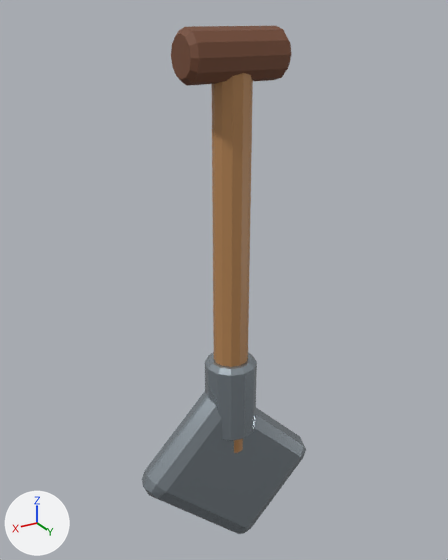
What one commit did to the Blender file src/game/models/hero/tools/shovel.blend.
One viewpoint serves both versions: a camera (50 mm lens) standing at (0.598, 0.968, 0.146) and looking at (-0.007, -0.039, -0.358). Lighting does not change. The marker at lower left points along +X, +Y and +Z. The older version comes first.

Script lines for the objects in view, before the commit:
```python
mat_shovel_ash_wood = principled_material('Shovel ash wood')
mat_shovel_ash_wood.base_color = (0.48, 0.24, 0.09)  # orange #b88655
mat_shovel_ash_wood.roughness = 0.48
me_cylinder = bpy.data.meshes.new('Cylinder')
me_cylinder.from_pydata(...)  # 48 vertices, 38 faces; spans x -0.036..0.036, y -0.036..0.036, z -0.41..0.41
me_cylinder.materials.append(mat_shovel_ash_wood)  # orange #b88655
me_cylinder_001 = bpy.data.meshes.new('Cylinder.001')
me_cylinder_001.from_pydata(...)  # 48 vertices, 38 faces; spans x -0.046..0.046, y -0.046..0.046, z -0.1..0.1
me_cylinder_001.materials.append(mat_shovel_grip_leather)  # brown #764b35
me_cylinder_002 = bpy.data.meshes.new('Cylinder.002')
me_cylinder_002.from_pydata(...)  # 48 vertices, 38 faces; spans x -0.055..0.055, y -0.055..0.055, z -0.09..0.09
me_cylinder_002.materials.append(mat_shovel_tempered_steel)  # grey #9ea8af
ob_shovel_collar = bpy.data.objects.new('Shovel collar', me_cylinder_002)
ob_shovel_collar.parent = ob_hero_shovel_tool
ob_shovel_collar.location = (0.0, 0.0, -0.61)
ob_shovel_grip = bpy.data.objects.new('Shovel grip', me_cylinder_001)
ob_shovel_grip.parent = ob_hero_shovel_tool
ob_shovel_grip.location = (0.0, 0.0, 0.08)
ob_shovel_grip.rotation_euler = (0.0, 1.571, 0.0)  # degrees (0, 90, 0)
ob_shovel_handle = bpy.data.objects.new('Shovel handle', me_cylinder)
ob_shovel_handle.parent = ob_hero_shovel_tool
ob_shovel_handle.location = (0.0, 0.0, -0.34)
# also in view: 'Shovel blade' at (0.0, -0.005, -0.8)
```
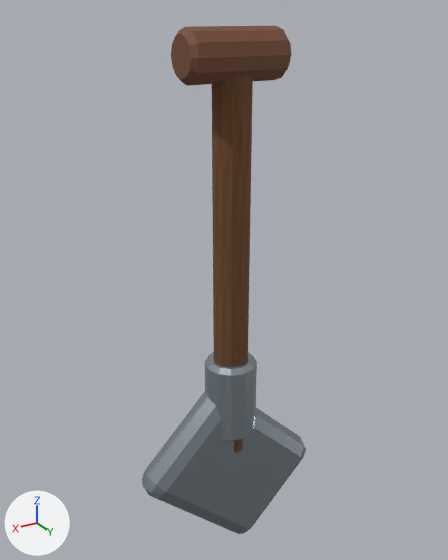
Pixel boxes (x1, y1, x2, y2) of what changed, in the pictures (448 x 560 px):
'Shovel handle', surface changed (orange to brown): (212, 73, 253, 453) in both

The change, as a list of edits to the scene's bpy script:
```text
Add img_dry_timber_grain:
    img_dry_timber_grain = load_image('Dry timber grain', '_unpacked/Dry_timber_grain', 256, 512, 'sRGB')
Change mat_shovel_ash_wood:
    remove # nodes: BsdfPrincipled, OutputMaterial
    remove # colours: orange #b88655
    nodes: BsdfPrincipled, MixRGB, OutputMaterial, TexImage, UVMap
    colours: white #ffffff
    uses the picture img_dry_timber_grain
```
